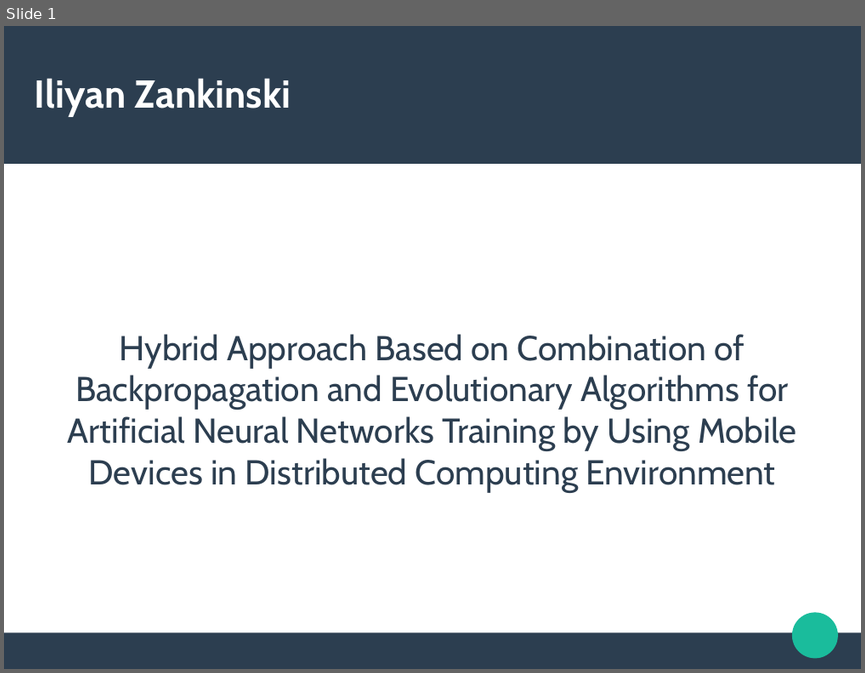
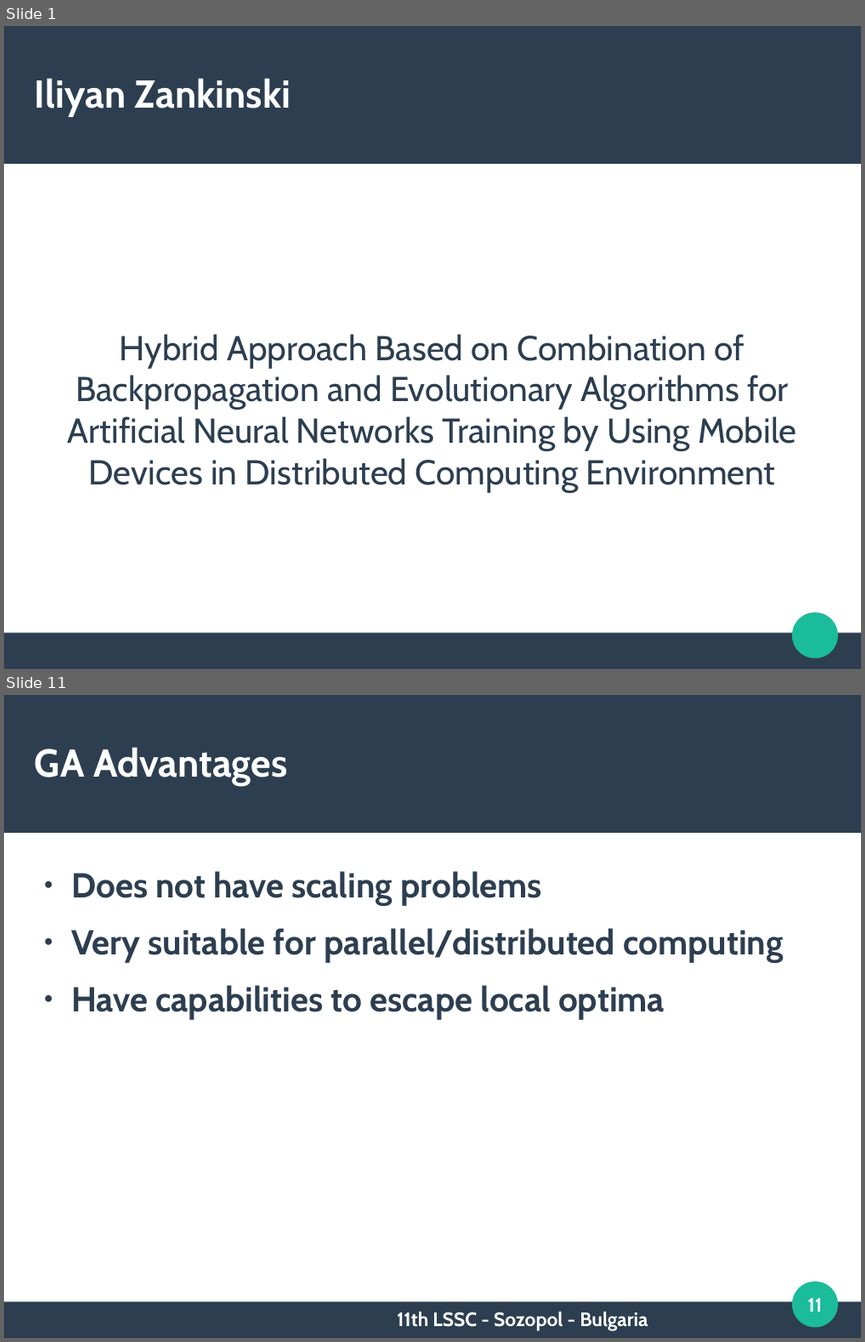
Before and after one commit to TodorBalabanov/Large-Scale-Scientific-Computations-2017, a slide deck: HybridApproachBasedOnCombinationOfBackpropagationAndEvolutionaryAlgorithmsForArtificialNeuralNetworksTrainingByUsingMobileDevicesInDistributedComputingEnvironment.odp. Shown one above the other, each under a label of ours: slide 1 before the commit, slides 1 and 11 after it; the slides between them are not shown. The pictures are 865x673 and 865x1342 pixels, drawn with LibreOffice and Linux fonts; fonts in the diff are those of the drawing; background and template pictures are left out. Boxes give left, top, right and bottom in pixels: in the first picture for what was removed or moved away, otherwise in the second. Text is boxed around its words. In the diff, an @@ line names an element or a change of style, - is before the commit and + after.

```diff
--- a/HybridApproachBasedOnCombinationOfBackpropagationAndEvolutionaryAlgorithmsForArtificialNeuralNetworksTrainingByUsingMobileDevicesInDistributedComputingEnvironment.odp
+++ b/HybridApproachBasedOnCombinationOfBackpropagationAndEvolutionaryAlgorithmsForArtificialNeuralNetworksTrainingByUsingMobileDevicesInDistributedComputingEnvironment.odp
@@ slide 11 added at bbox=[4, 695, 861, 1338], background #FFFFFF; not listed: 3 template elements that a slide beside it also shows @@
@@ title added at bbox=[35, 747, 287, 786], 36 pt, text #FFFFFF, bold @@
+GA Advantages
@@ text added at bbox=[71, 871, 783, 1019], 32 pt, text #2C3E50, bold @@
+● Does not have scaling problems
+● Very suitable for parallel/distributed computing
+● Have capabilities to escape local optima
@@ page number added at bbox=[807, 1298, 822, 1311], 18 pt, text #FFFFFF, bold @@
+11
@@ text added at bbox=[397, 1311, 647, 1331], 18 pt, text #FFFFFF, bold @@
+11th LSSC - Sozopol - Bulgaria
```
Also in this commit, not shown: 1 slide changed, 9 other slides added.
